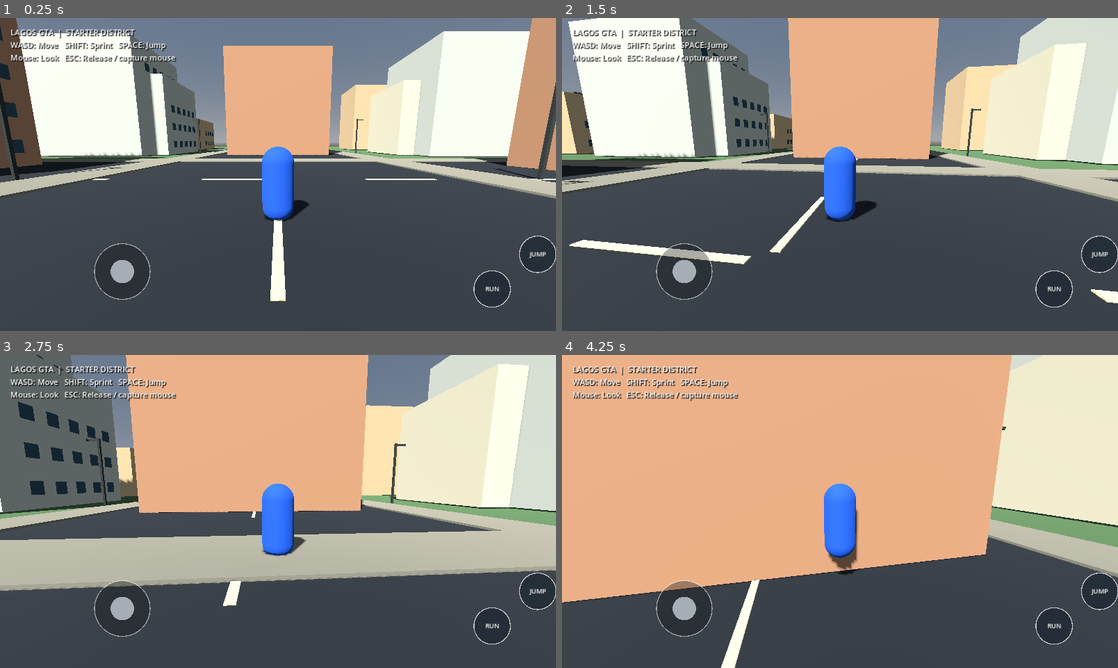
Above: before the commit, frames 1-4 (two rows, left to right).
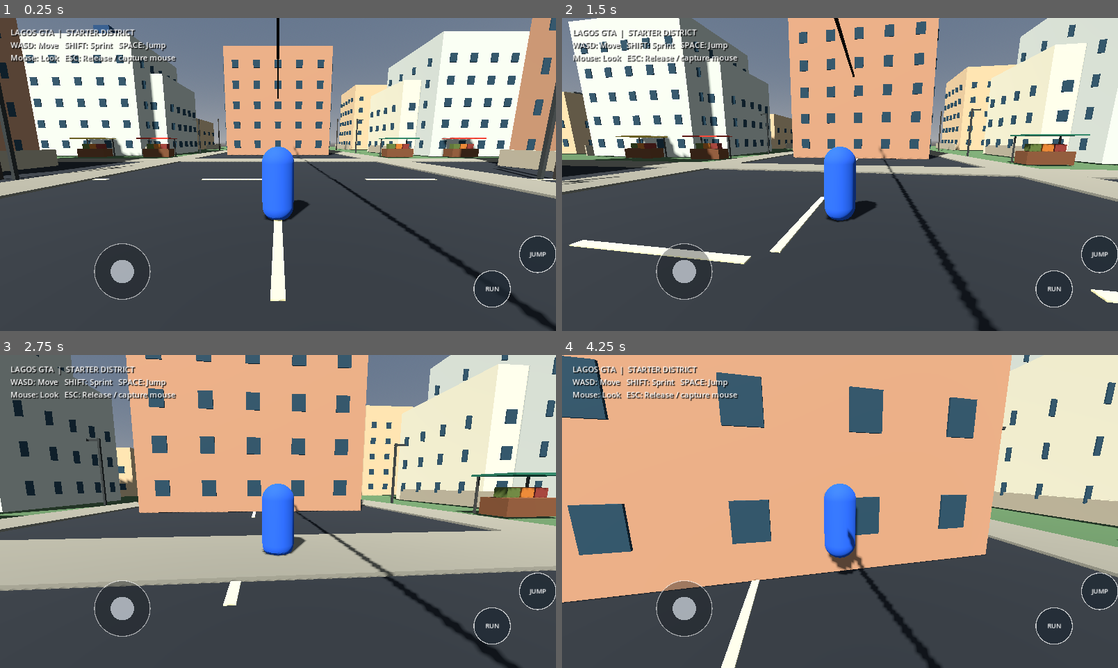
Above: after the commit, the same moments.

Repository: johnAyodele1/lagos-gta
Game: Godot game, scene res://scenes/main.tscn
Same seed, same stepped clock (60 frames per second), same inputs: the game is played once before the commit and once after it.
Inputs (mouse positions are in pixels of both pictures, inside the frame that each line leads up to):
- Up to frame 1 (0.25 s): no input
- Up to frame 2 (1.5 s): tap Enter at 0.5 s; move the mouse to (867, 174) at 0.52 s; hold Shift 0.53-1.28 s; hold W from 0.53 s (still down); tap Space at 0.77 s; move the mouse to (812, 174) at 1.27 s; tap Shift at 1.35 s
- Up to frame 3 (2.75 s): keep holding W; tap Space at 1.52 s; move the mouse to (289, 505) at 2.02 s; hold Shift from 2.03 s (still down)
- Up to frame 4 (4.25 s): keep holding W; move the mouse to (834, 517) at 2.77 s; release Shift at 2.78 s; tap Shift at 2.85 s; tap Space at 3.02, 3.77 s; move the mouse to (878, 514) at 3.52 s; hold Shift from 3.53 s (still down)

The runs differ from the first frame. In frame 1, 6.4% of the frame differs, in the area x 0-100%, y 0-100%; in frame 2, 6.8%; in frame 3, 7.3%; in frame 4, 10%.

Commit message:
feat: build a more recognisable Yaba market street blockout

Diff:
--- a/scripts/world_generator.gd
+++ b/scripts/world_generator.gd
@@ -3,6 +3,12 @@
 
 const ROAD_COLOR := Color(0.12, 0.13, 0.14)
 const SIDEWALK_COLOR := Color(0.48, 0.46, 0.40)
+const WINDOW_COLOR := Color(0.12, 0.23, 0.28)
+const MARKET_CANOPY_COLORS: Array[Color] = [
+	Color(0.72, 0.18, 0.12),
+	Color(0.82, 0.68, 0.24),
+	Color(0.12, 0.38, 0.28)
+]
 const BUILDING_COLORS: Array[Color] = [
 	Color(0.76, 0.64, 0.48),
 	Color(0.72, 0.72, 0.66),
@@ -11,17 +17,25 @@
 	Color(0.56, 0.60, 0.56)
 ]
 
+var _material_cache: Dictionary = {}
+
 func generate() -> void:
 	_add_ground()
 	_add_road_network()
 	_add_buildings()
 	_add_street_lights()
 	_add_landmarks()
+	_add_market_stalls()
+	_add_compound_details()
 
 func _material(color: Color, roughness: float = 0.9) -> StandardMaterial3D:
+	var key := "%s_%.2f" % [color.to_html(true), roughness]
+	if _material_cache.has(key):
+		return _material_cache[key] as StandardMaterial3D
 	var result := StandardMaterial3D.new()
 	result.albedo_color = color
 	result.roughness = roughness
+	_material_cache[key] = result
 	return result
 
 func _add_box(parent: Node3D, box_size: Vector3, position: Vector3, color: Color, solid: bool = false) -> void:
@@ -85,12 +99,42 @@
 func _add_windows(plot: Vector2, width: float, depth: float, height: float) -> void:
 	var rows := int(max(1.0, floor(height / 2.8)))
 	var columns := int(max(2.0, floor(width / 2.5)))
+	var front_transforms: Array[Transform3D] = []
+	var rear_transforms: Array[Transform3D] = []
+	var left_transforms: Array[Transform3D] = []
+	var right_transforms: Array[Transform3D] = []
+
 	for row in range(rows):
 		for column in range(columns):
 			var wx: float = plot.x - width * 0.5 + 1.5 + float(column) * (width - 3.0) / float(max(1, columns - 1))
+			var wz: float = plot.y - depth * 0.5 + 1.5 + float(column) * (depth - 3.0) / float(max(1, columns - 1))
 			var wy := 1.5 + float(row) * 2.6
-			_add_box(self, Vector3(0.85, 1.0, 0.06), Vector3(wx, wy, plot.y - depth * 0.5 - 0.035), Color(0.16, 0.27, 0.32))
-			_add_box(self, Vector3(0.06, 1.0, 0.85), Vector3(plot.x + width * 0.5 + 0.035, wy, plot.y - depth * 0.5 + 1.5 + float(column) * 1.8), Color(0.16, 0.27, 0.32))
+			front_transforms.append(Transform3D(Basis(), Vector3(wx, wy, plot.y - depth * 0.5 - 0.035)))
+			rear_transforms.append(Transform3D(Basis(), Vector3(wx, wy, plot.y + depth * 0.5 + 0.035)))
+			left_transforms.append(Transform3D(Basis(Vector3.UP, PI * 0.5), Vector3(plot.x - width * 0.5 - 0.035, wy, wz)))
+			right_transforms.append(Transform3D(Basis(Vector3.UP, PI * 0.5), Vector3(plot.x + width * 0.5 + 0.035, wy, wz)))
+
+	_add_window_batch(front_transforms, false)
+	_add_window_batch(rear_transforms, false)
+	_add_window_batch(left_transforms, true)
+	_add_window_batch(right_transforms, true)
+
+func _add_window_batch(transforms: Array[Transform3D], side_facing: bool) -> void:
+	if transforms.is_empty():
+		return
+	var multi_mesh := MultiMesh.new()
+	multi_mesh.transform_format = MultiMesh.TRANSFORM_3D
+	var window_mesh := BoxMesh.new()
+	window_mesh.size = Vector3(0.85, 1.0, 0.06) if not side_facing else Vector3(0.06, 1.0, 0.85)
+	multi_mesh.mesh = window_mesh
+	multi_mesh.instance_count = transforms.size()
+	for index in range(transforms.size()):
+		multi_mesh.set_instance_transform(index, transforms[index])
+	var instance := MultiMeshInstance3D.new()
+	instance.multimesh = multi_mesh
+	instance.material_override = _material(WINDOW_COLOR)
+	instance.cast_shadow = GeometryInstance3D.SHADOW_CASTING_SETTING_OFF
+	add_child(instance)
 
 func _add_street_lights() -> void:
 	for z in range(-48, 50, 24):
@@ -100,7 +144,61 @@
 			_add_box(self, Vector3(1.0, 0.16, 0.16), Vector3(pole_x + side * 0.4, 5.35, float(z)), Color(0.18, 0.19, 0.18))
 
 func _add_landmarks() -> void:
+	# A compact neighbourhood sign gives this first blockout a recognisable district identity.
+	var district_sign := Label3D.new()
+	district_sign.text = "YABA  |  LAGOS"
+	district_sign.font_size = 72
+	district_sign.outline_size = 10
+	district_sign.modulate = Color(1.0, 0.88, 0.58)
+	district_sign.position = Vector3(0.0, 5.2, -34.0)
+	district_sign.rotation.y = PI
+	add_child(district_sign)
+
+	# Bus stop shelter inspired by Lagos roadside transport stops.
 	_add_box(self, Vector3(7.0, 0.18, 4.0), Vector3(16.0, 2.8, 17.0), Color(0.12, 0.42, 0.30))
 	for offset in [-2.8, 2.8]:
 		_add_box(self, Vector3(0.14, 2.7, 0.14), Vector3(16.0 + offset, 1.35, 15.5), Color(0.24, 0.22, 0.18))
 		_add_box(self, Vector3(0.14, 2.7, 0.14), Vector3(16.0 + offset, 1.35, 18.5), Color(0.24, 0.22, 0.18))
+	var stop_label := Label3D.new()
+	stop_label.text = "DANFO  |  YABA"
+	stop_label.font_size = 32
+	stop_label.outline_size = 6
+	stop_label.position = Vector3(16.0, 2.1, 14.8)
+	stop_label.rotation.y = PI
+	add_child(stop_label)
+
+func _add_market_stalls() -> void:
+	var stall_positions: Array[Vector3] = [
+		Vector3(-15.0, 0.0, -16.0),
+		Vector3(-23.0, 0.0, -16.0),
+		Vector3(15.0, 0.0, -16.0),
+		Vector3(23.0, 0.0, -16.0)
+	]
+	for index in range(stall_positions.size()):
+		var origin: Vector3 = stall_positions[index]
+		var canopy_color: Color = MARKET_CANOPY_COLORS[index % MARKET_CANOPY_COLORS.size()]
+		# Stall counter and a lightweight coloured canopy are separate visual pieces.
+		_add_box(self, Vector3(3.2, 1.0, 1.4), origin + Vector3(0.0, 0.5, 0.0), Color(0.42, 0.25, 0.14))
+		_add_box(self, Vector3(3.8, 0.12, 2.2), origin + Vector3(0.0, 2.25, 0.0), canopy_color)
+		for side in [-1.0, 1.0]:
+			_add_box(self, Vector3(0.10, 2.2, 0.10), origin + Vector3(side * 1.65, 1.1, -0.9), Color(0.22, 0.22, 0.20))
+		# Produce crates make the stalls read as market spaces, not generic cubes.
+		_add_box(self, Vector3(0.75, 0.55, 0.65), origin + Vector3(-0.85, 1.28, 0.0), Color(0.32, 0.38, 0.16))
+		_add_box(self, Vector3(0.75, 0.55, 0.65), origin + Vector3(0.0, 1.28, 0.0), Color(0.68, 0.38, 0.12))
+		_add_box(self, Vector3(0.75, 0.55, 0.65), origin + Vector3(0.85, 1.28, 0.0), Color(0.48, 0.18, 0.14))
+
+func _add_compound_details() -> void:
+	# Low compound walls, rooftop water tanks and utility poles are common visual cues
+	# in many Lagos neighbourhoods. Keep these as simple static meshes for mobile.
+	for plot_x in [-25.0, 25.0]:
+		for plot_z in [-46.0, -23.0, 0.0, 23.0, 46.0]:
+			_add_box(self, Vector3(0.18, 1.25, 12.0), Vector3(plot_x - 7.8, 0.625, plot_z), Color(0.62, 0.57, 0.47))
+			_add_box(self, Vector3(0.18, 1.25, 12.0), Vector3(plot_x + 7.8, 0.625, plot_z), Color(0.62, 0.57, 0.47))
+	# Elevated rooftop tanks: recognisable silhouettes without expensive simulation.
+	for tank_position in [Vector3(-25.0, 16.8, -23.0), Vector3(25.0, 13.2, 23.0)]:
+		_add_box(self, Vector3(2.2, 2.6, 2.2), tank_position, Color(0.12, 0.25, 0.38))
+	# Utility poles and a few overhead cable runs frame the street.
+	for z in [-38.0, 0.0, 38.0]:
+		_add_box(self, Vector3(0.18, 7.0, 0.18), Vector3(-13.6, 3.5, z), Color(0.20, 0.18, 0.15))
+		_add_box(self, Vector3(0.18, 7.0, 0.18), Vector3(13.6, 3.5, z), Color(0.20, 0.18, 0.15))
+		_add_box(self, Vector3(0.12, 0.12, 27.2), Vector3(0.0, 6.6, z), Color(0.08, 0.08, 0.07))
